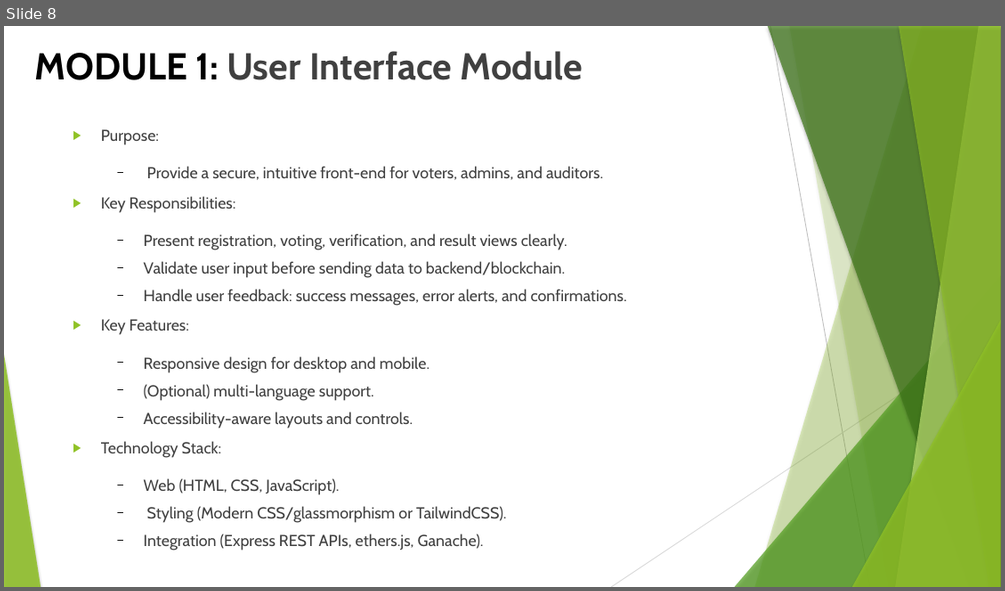
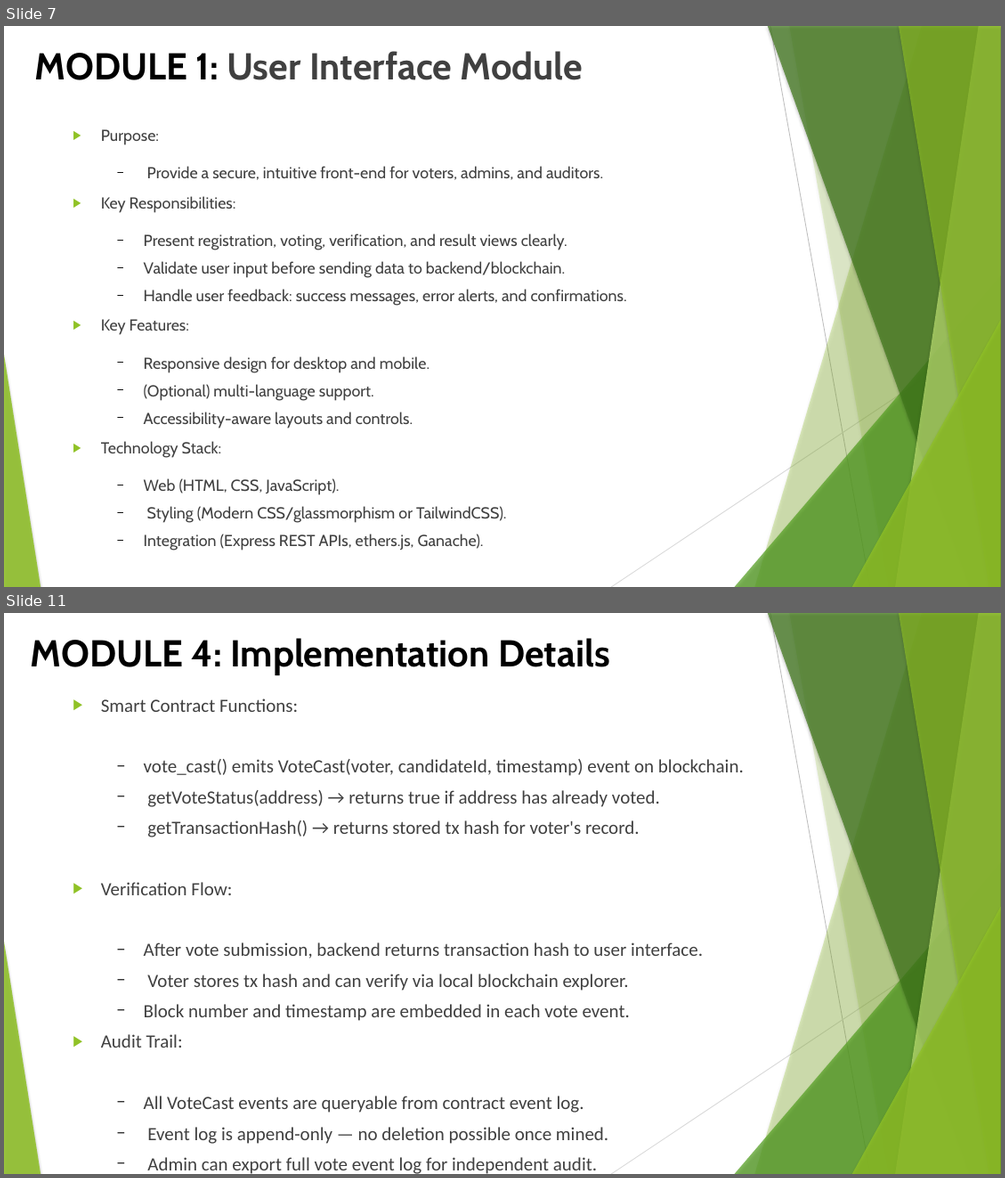
Before and after one commit to SridharanThangaraji/blockchain-voting, a slide deck: docs/blockchain-voting-review-II.pptx. Shown one above the other, each under a label of ours: slide 8 before the commit, slides 7 and 11 after it; the slides between them are not shown. The pictures are 1005x591 and 1005x1178 pixels, drawn with LibreOffice and Linux fonts; fonts in the diff are those of the drawing. Boxes give left, top, right and bottom in pixels: in the first picture for what was removed or moved away, otherwise in the second. Text is boxed around its words. In the diff, an @@ line names an element or a change of style, - is before the commit and + after.

```diff
--- a/docs/blockchain-voting-review-II.pptx
+++ b/docs/blockchain-voting-review-II.pptx
@@ slide 11 added at (4, 613, 1001, 1174), background #FFFFFF; not listed: 10 template elements that a slide beside it also shows @@
@@ title added at (30, 638, 610, 675), 36 pt, text #000000, bold @@
+MODULE 4: Implementation Details
@@ text added at (101, 698, 744, 1174), 18 pt, text #404040 @@
+▶ Smart Contract Functions:
+  − vote_cast() emits VoteCast(voter, candidateId, timestamp) event on blockchain.
+  − getVoteStatus(address) → returns true if address has already voted.
+  − getTransactionHash() → returns stored tx hash for voter's record.
+▶ Verification Flow:
+  − After vote submission, backend returns transaction hash to user interface.
+  − Voter stores tx hash and can verify via local blockchain explorer.
+  − Block number and timestamp are embedded in each vote event.
+▶ Audit Trail:
+  − All VoteCast events are queryable from contract event log.
+  − Event log is append-only — no deletion possible once mined.
+  − Admin can export full vote event log for independent audit.
@@ what was slide 8 is now slide 7 @@
```
Also in this commit, not shown: 7 other slides changed, 9 other slides added, 7 slides removed, 1 other file.
